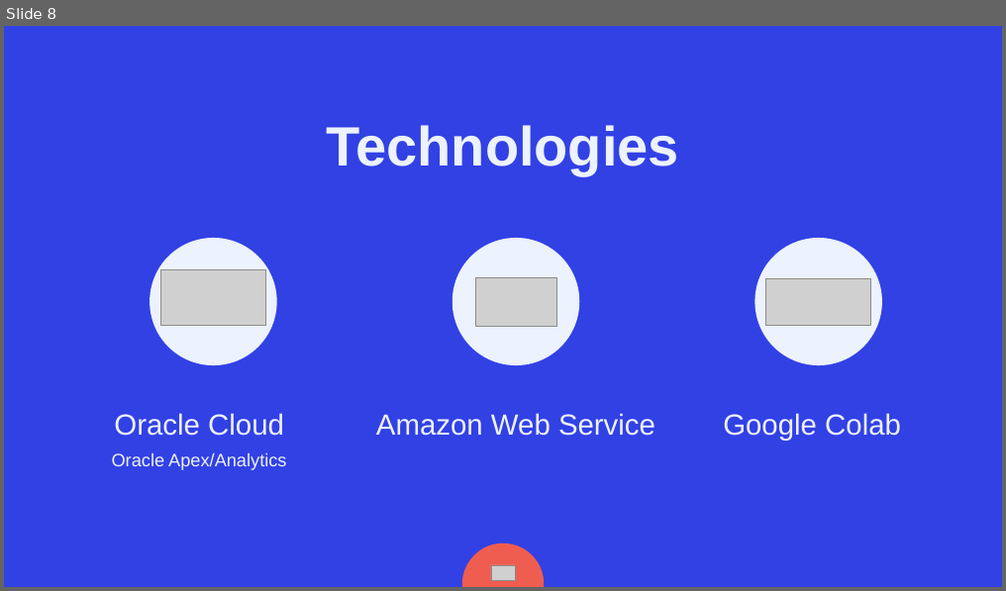
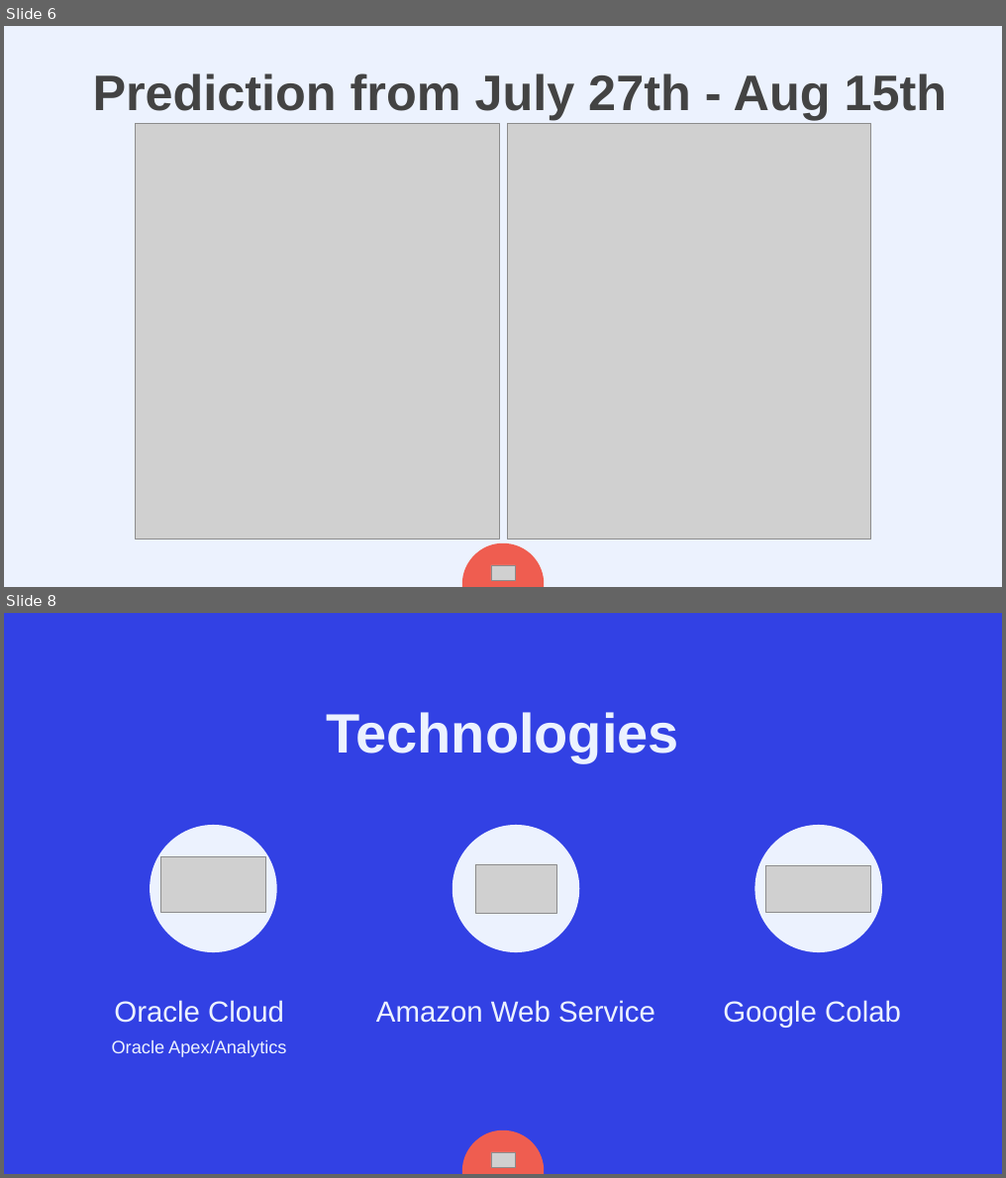
Before and after one commit to Techiefrankie/Predictive_Algorthim_Challnage, a slide deck: Predection CTRL.pptx. Shown one above the other, each under a label of ours: slide 8 before the commit, slides 6 and 8 after it; the slides between them are not shown. The pictures are 1006x591 and 1006x1178 pixels, drawn with LibreOffice and Linux fonts; fonts in the diff are those of the drawing; grey boxes stand for pictures. Boxes give left, top, right and bottom in pixels: in the first picture for what was removed or moved away, otherwise in the second. Text is boxed around its words. In the diff, an @@ line names an element or a change of style, - is before the commit and + after.

```diff
--- a/Predection CTRL.pptx
+++ b/Predection CTRL.pptx
@@ slide 6 added at bbox=[4, 26, 1002, 587], background #ECF2FE @@
@@ text added at bbox=[93, 74, 947, 120], 72 pt, text #434343, bold @@
+Prediction from July 27th - Aug 15th
@@ picture added at bbox=[136, 123, 499, 539] @@
@@ picture added at bbox=[507, 123, 870, 539] @@
@@ freeform shape added at bbox=[462, 544, 544, 587], fill #EF5D50 @@
@@ picture added at bbox=[491, 566, 515, 580] @@
```
Also in this commit, not shown: 3 slides changed, 2 other slides added, 3 slides removed, 1 other file.
